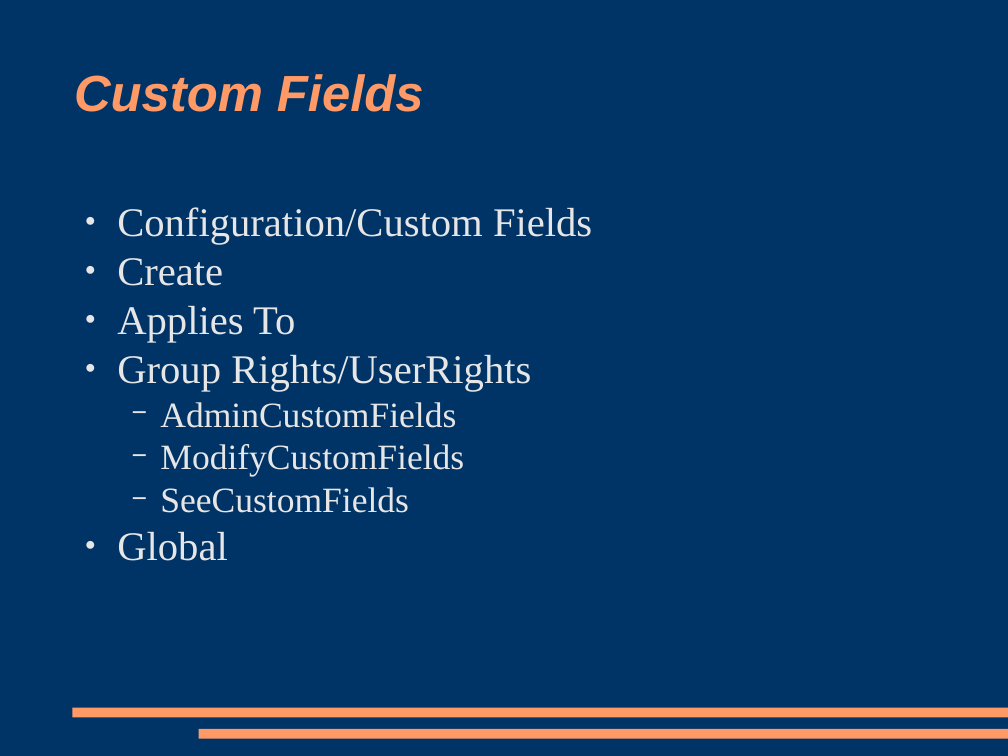
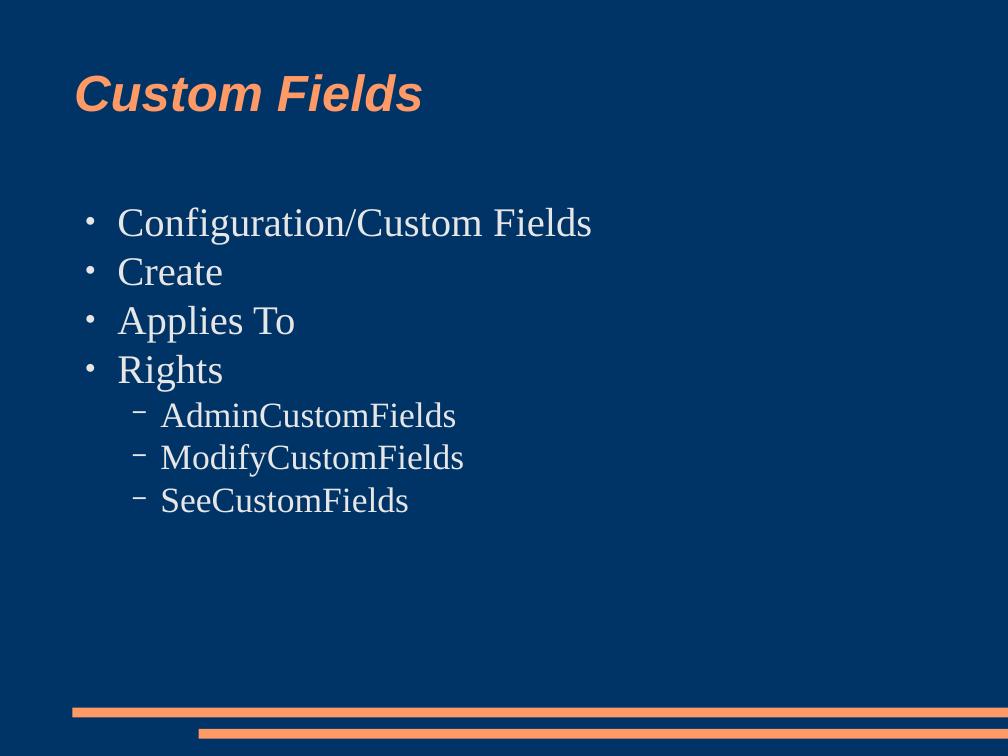
Before and after one commit to racke/Presentations, a slide deck: slide 9 of yapc2009/rt38.odp (slide 6 before the commit). Drawn at 1008x756 pixels with LibreOffice and Linux fonts; fonts in the diff are those of the drawing. Boxes give left, top, right and bottom in pixels: in the first picture for what was removed or moved away, otherwise in the second. Text is boxed around its words. In the diff, an @@ line names an element or a change of style, - is before the commit and + after.

```diff
--- a/yapc2009/rt38.odp
+++ b/yapc2009/rt38.odp
@@ text at [117,354,223,391]: text changed @@
-● Group Rights/UserRights
+● Rights
@@ text at [117,531,228,561]: paragraph removed @@
-● Global
```
Also in this commit, not shown: 6 other slides changed, 6 slides added.
